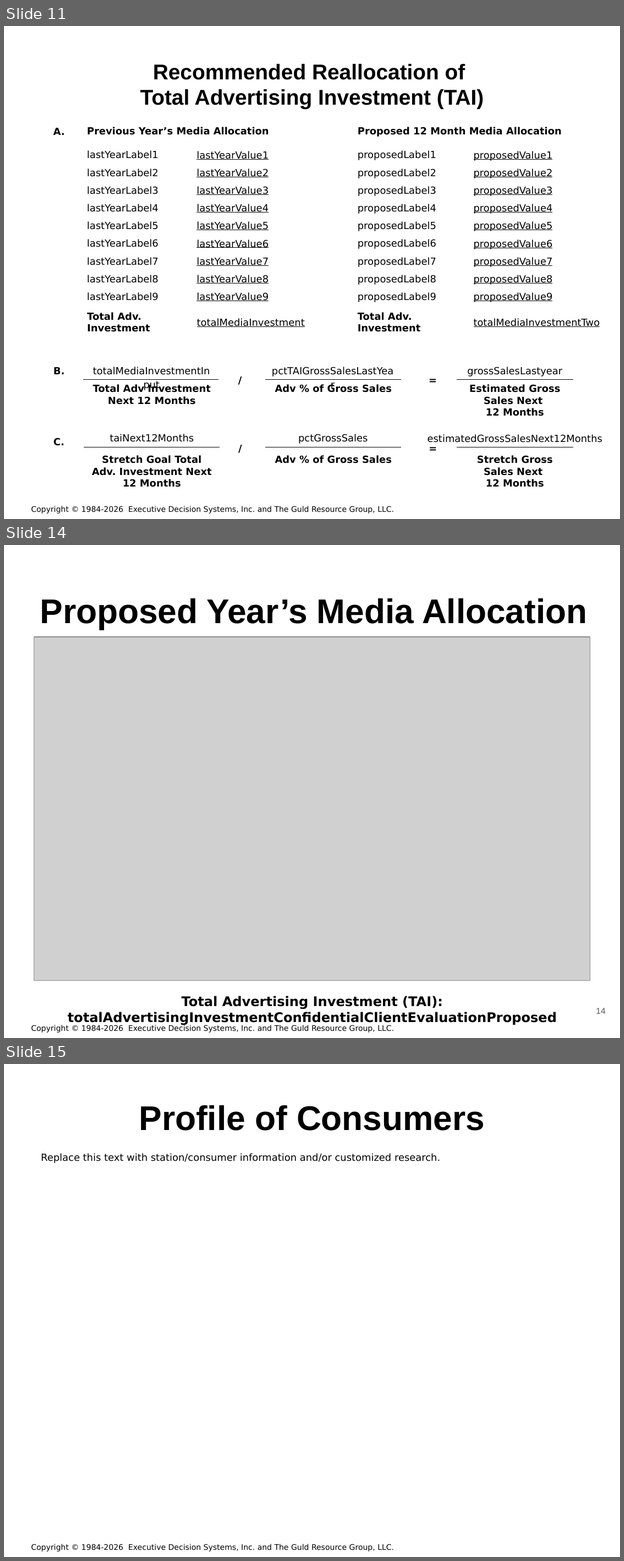
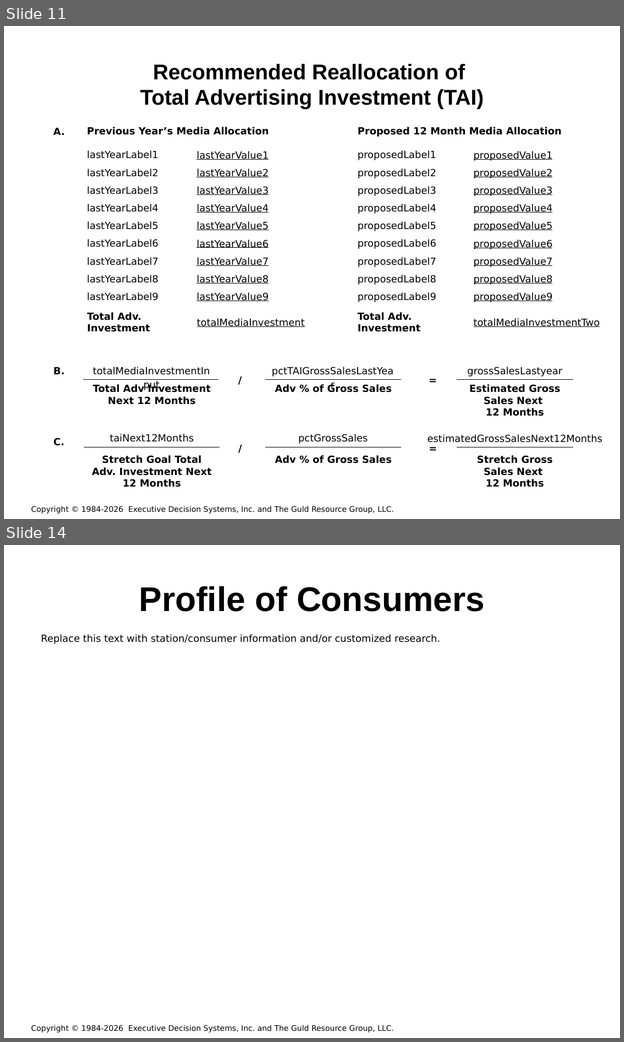
Before and after one commit to hintonandrew510/wizardfrontend, a slide deck: mavenprojectSCR/src/main/resources/powerpointtemplate/tv.pptx. Shown one above the other, each under a label of ours: slides 11, 14 and 15 before the commit, slides 11 and 14 after it; the slides between them are not shown. The pictures are 624x1561 and 624x1042 pixels, drawn with LibreOffice and Linux fonts; fonts in the diff are those of the drawing; grey boxes stand for pictures; background and template pictures are left out. Boxes give left, top, right and bottom in pixels: in the first picture for what was removed or moved away, otherwise in the second. Text is boxed around its words. In the diff, an @@ line names an element or a change of style, - is before the commit and + after.

```diff
--- a/mavenprojectSCR/src/main/resources/powerpointtemplate/tv.pptx
+++ b/mavenprojectSCR/src/main/resources/powerpointtemplate/tv.pptx
@@ slide 14 removed at (x1=4, y1=545, x2=620, y2=1038), background picture (left out); not listed: 1 template element that a slide beside it also shows @@
@@ text removed at (x1=40, y1=598, x2=587, y2=630) @@
-Proposed Year’s Media Allocation
@@ picture removed at (x1=34, y1=637, x2=590, y2=981) @@
@@ text removed at (x1=182, y1=995, x2=443, y2=1009) @@
-Total Advertising Investment (TAI): totalAdvertisingInvestmentConfidentialClientEvaluationProposed
@@ page number removed at (x1=596, y1=1008, x2=605, y2=1014) @@
-14
@@ what was slide 15 is now slide 14 @@
```
Also in this commit, not shown: 2 slides changed, 2 other files.
